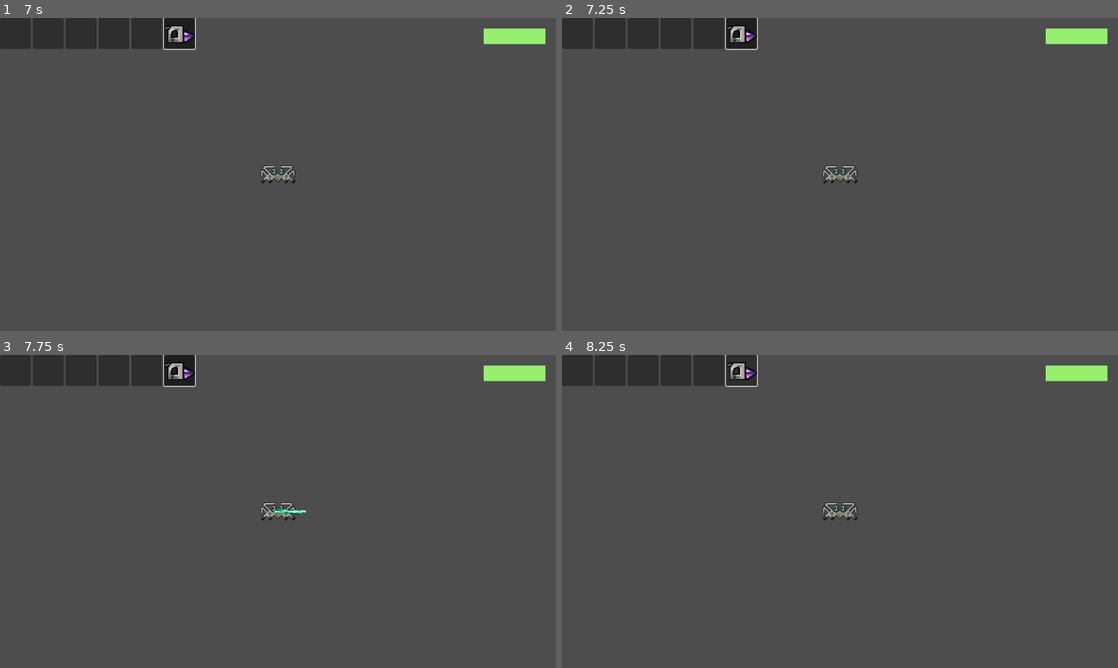
Above: before the commit, frames 1-4 (two rows, left to right).
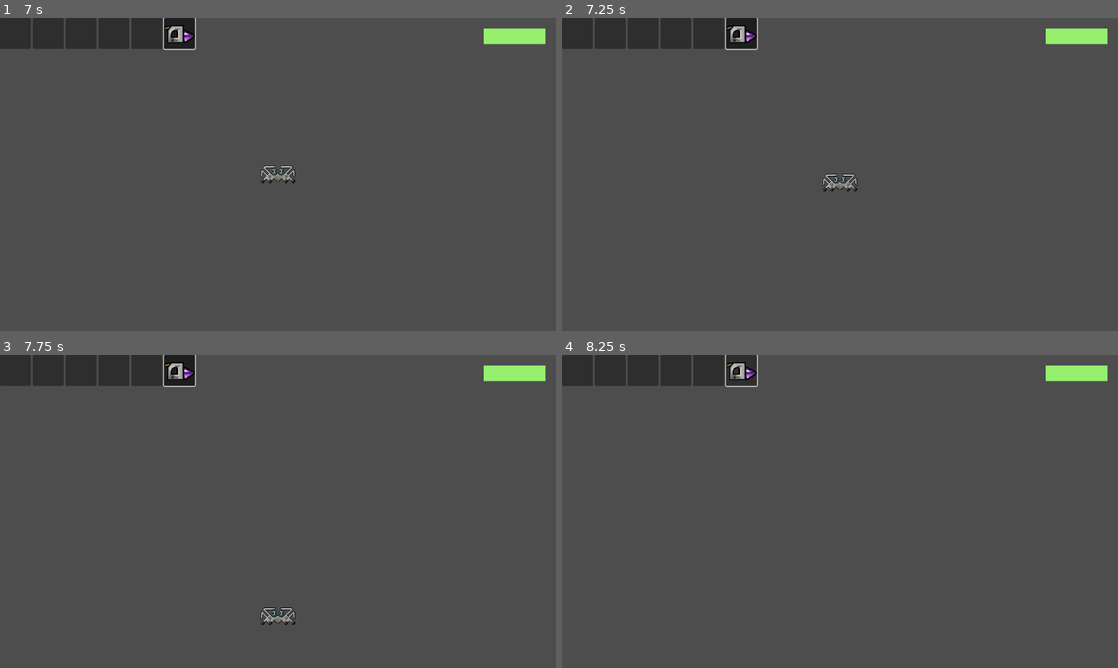
Above: after the commit, the same moments.

Repository: milana-94888u/curiostray
Game: Godot game, scene res://src/scenes/player/player_levels/player_2.tscn
Two runs of this game, one before a commit and one after it. Both use one fixed random seed, a clock stepped at 60 frames per second and the inputs below. This scene is started directly instead of the project's main scene.
Inputs (mouse positions are in pixels of both pictures, inside the frame that each line leads up to):
- Up to frame 1 (7 s): click (16, 33) at 0.5 s; click (50, 33) at 1.25 s; click (83, 33) at 2 s; click (111, 33) at 2.75 s; click (144, 33) at 3.5 s; click (177, 33) at 4.25 s; tap Enter at 5, 6.5 s; move the mouse to (250, 237) at 5.02 s; hold Space (fly) 5.03-5.78 s; hold D (right) 5.03-6.53 s; click (250, 237) at 5.17 s; tap Up (ui_up) at 5.27, 6.02 s; move the mouse to (444, 221) at 5.77 s; tap Space (fly) at 5.85 s; move the mouse to (111, 127) at 6.52 s; hold A (left) from 6.53 s (still down); hold Space (fly) from 6.53 s (still down)
- Up to frame 2 (7.25 s): keep holding A (left); keep holding Space (fly)
- Up to frame 3 (7.75 s): keep holding A (left); move the mouse to (305, 511) at 7.27 s; release Space (fly) at 7.28 s; tap Space (fly) at 7.35 s; click (305, 511) at 7.42 s; tap Up (ui_up) at 7.52 s
- Up to frame 4 (8.25 s): keep holding A (left); move the mouse to (756, 433) at 8.02 s; hold Space (fly) from 8.03 s (still down)

Frame 1 is identical in both runs. In frame 2, 0.3% of the frame differs, in the area x 46-54%, y 47-56%; in frame 3, 0.5%, in the area x 46-56%, y 47-87%; in frame 4, 0.2%.

Commit message:
world bounds

Diff:
--- a/src/scenes/player/player.tscn
+++ b/src/scenes/player/player.tscn
@@ -43,6 +43,9 @@
 script = ExtResource("3_md54b")
 
 [node name="Camera2D" type="Camera2D" parent="."]
+limit_left = -3200
+limit_right = 3200
+limit_bottom = 3200
 
 [node name="DrillRay" parent="." instance=ExtResource("3_14438")]
 points = PackedVector2Array(0, 0, 64, 0)
--- a/src/scenes/world/world.tscn
+++ b/src/scenes/world/world.tscn
@@ -103,6 +103,17 @@
 frequency = 0.2
 fractal_type = 0
 
+[sub_resource type="WorldBoundaryShape2D" id="WorldBoundaryShape2D_5mqkx"]
+normal = Vector2(1, 0)
+distance = -3200.0
+
+[sub_resource type="WorldBoundaryShape2D" id="WorldBoundaryShape2D_sl8ca"]
+normal = Vector2(-1, 0)
+distance = -3200.0
+
+[sub_resource type="WorldBoundaryShape2D" id="WorldBoundaryShape2D_o1pip"]
+distance = -3200.0
+
 [node name="World" type="TileMap"]
 tile_set = SubResource("TileSet_ais84")
 format = 2
@@ -149,3 +160,18 @@
 grow_vertical = 2
 texture = ExtResource("8_q13r6")
 expand_mode = 3
+
+[node name="LeftBoundary" type="StaticBody2D" parent="."]
+
+[node name="CollisionShape2D" type="CollisionShape2D" parent="LeftBoundary"]
+shape = SubResource("WorldBoundaryShape2D_5mqkx")
+
+[node name="RightBoundary" type="StaticBody2D" parent="."]
+
+[node name="CollisionShape2D" type="CollisionShape2D" parent="RightBoundary"]
+shape = SubResource("WorldBoundaryShape2D_sl8ca")
+
+[node name="BottomBoundary" type="StaticBody2D" parent="."]
+
+[node name="CollisionShape2D" type="CollisionShape2D" parent="BottomBoundary"]
+shape = SubResource("WorldBoundaryShape2D_o1pip")
Not shown: 1 places in src/scenes/world/world.tscn that only renumber resources
